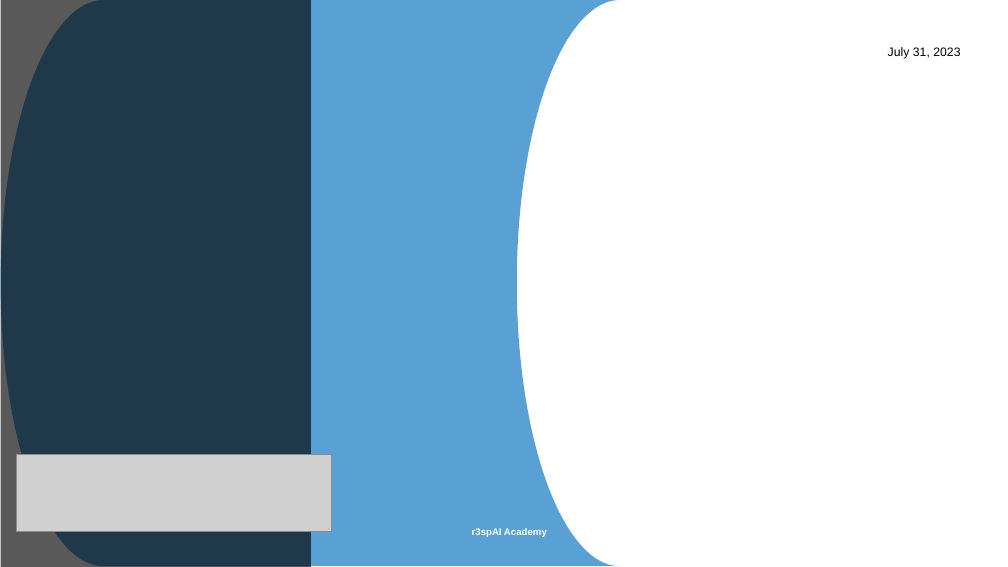
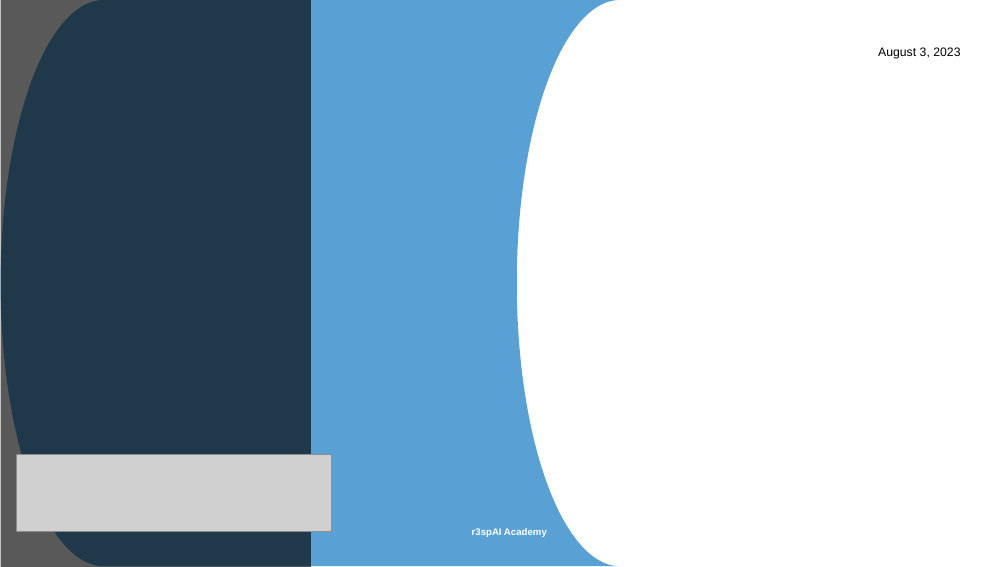
Before and after one commit to jnanendra24/housing-price-prediction-project, a slide deck: slide 1 of ppt1.pptx. Drawn at 1008x567 pixels with LibreOffice and Linux fonts; fonts in the diff are those of the drawing; grey boxes stand for pictures; background and template pictures are left out. Boxes give left, top, right and bottom in pixels: in the first picture for what was removed or moved away, otherwise in the second. Text is boxed around its words. In the diff, an @@ line names an element or a change of style, - is before the commit and + after.

```diff
--- a/ppt1.pptx
+++ b/ppt1.pptx
@@ text at [878,47,960,59]: text changed @@
-July 31, 2023
+August 3, 2023
```
Also in this commit, not shown: 10 other slides changed.
